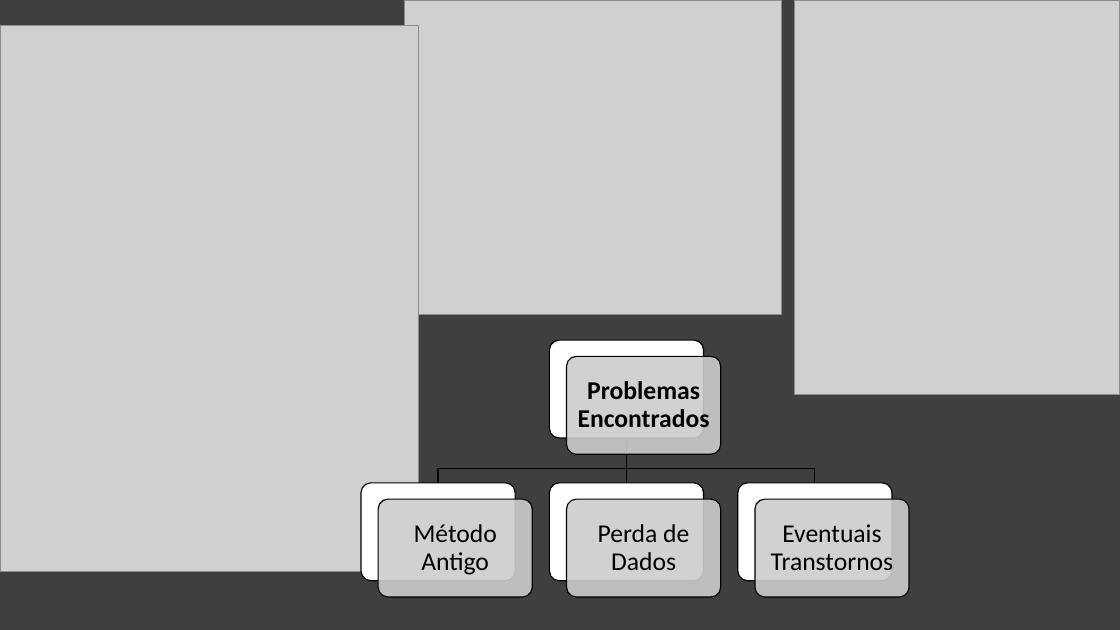
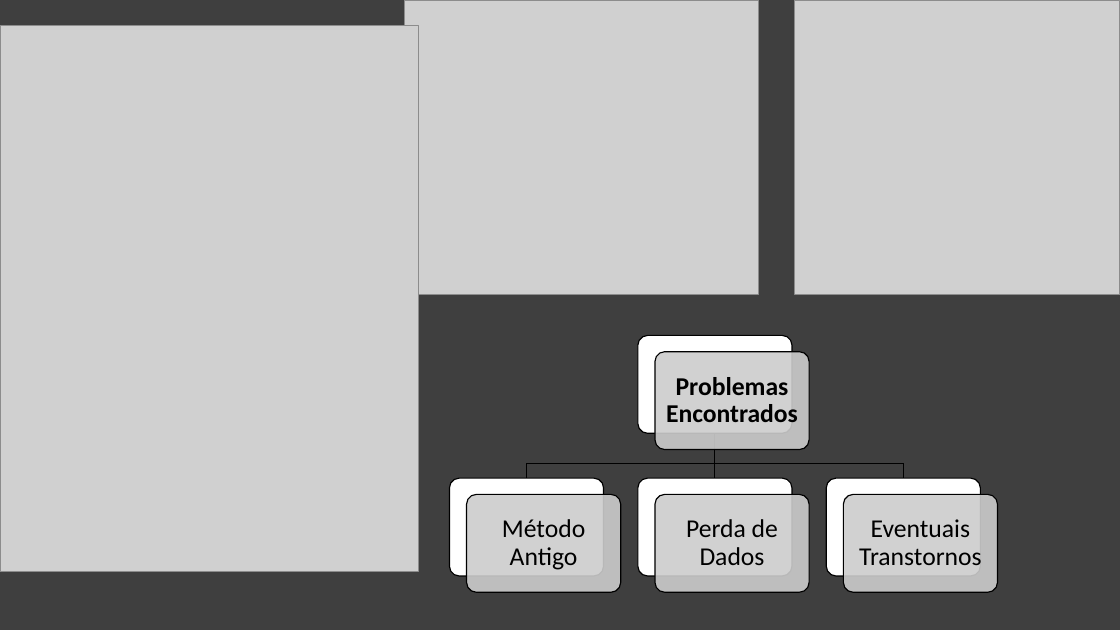
Before and after one commit to TCC-Disk-Pizza-Nostra-Casa/Conteudo_TCC, a slide deck: slide 2 of Planejamento/TCC - Desenvolvimento de Sistemas - Pizzaria.pptx. Drawn at 1120x630 pixels with LibreOffice and Linux fonts; fonts in the diff are those of the drawing; grey boxes stand for pictures. Boxes give left, top, right and bottom in pixels: in the first picture for what was removed or moved away, otherwise in the second. Text is boxed around its words. In the diff, an @@ line names an element or a change of style, - is before the commit and + after.

```diff
--- a/Planejamento/TCC - Desenvolvimento de Sistemas - Pizzaria.pptx
+++ b/Planejamento/TCC - Desenvolvimento de Sistemas - Pizzaria.pptx
@@ picture: place and size @@
-picture at (405, 0, 782, 314)
+picture at (405, 0, 759, 295)
@@ picture: place and size @@
-picture at (795, 0, 1120, 394)
+picture at (795, 0, 1120, 295)
@@ 8 rounded rectangles, 4 texts, 3 freeform shapes: place and size @@
-8 rounded rectangles, 4 texts, 3 freeform shapes at (361, 340, 910, 597)
+8 rounded rectangles, 4 texts, 3 freeform shapes at (450, 335, 998, 593)
```
Also in this commit, not shown: 5 other slides changed, 4 slides added, 4 slides removed, 1 other file.
